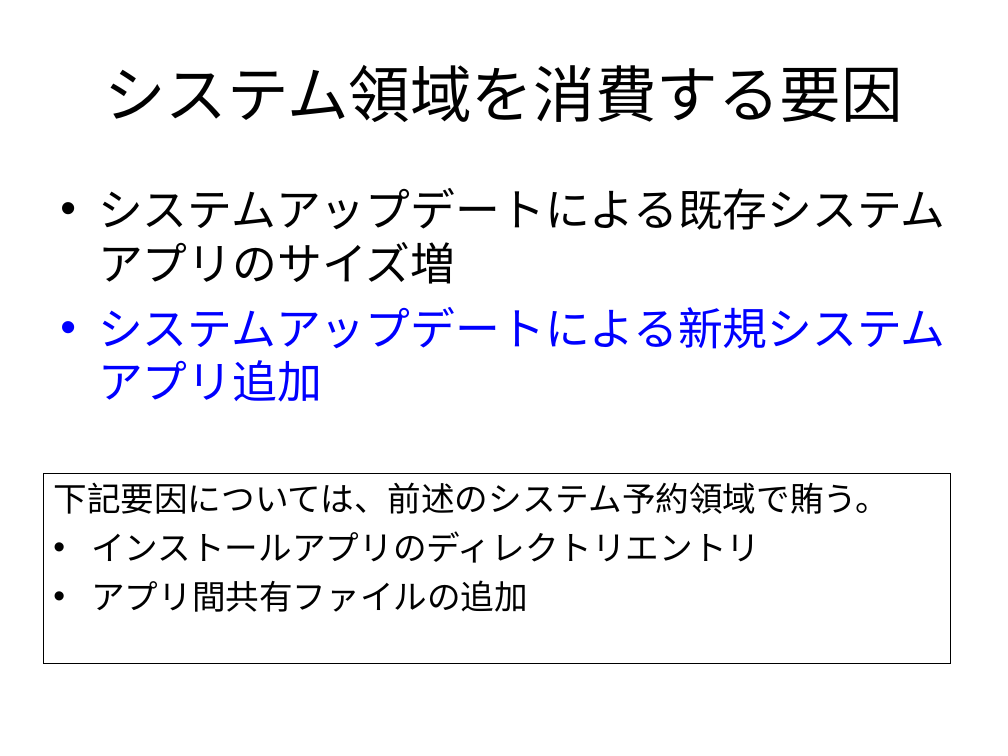
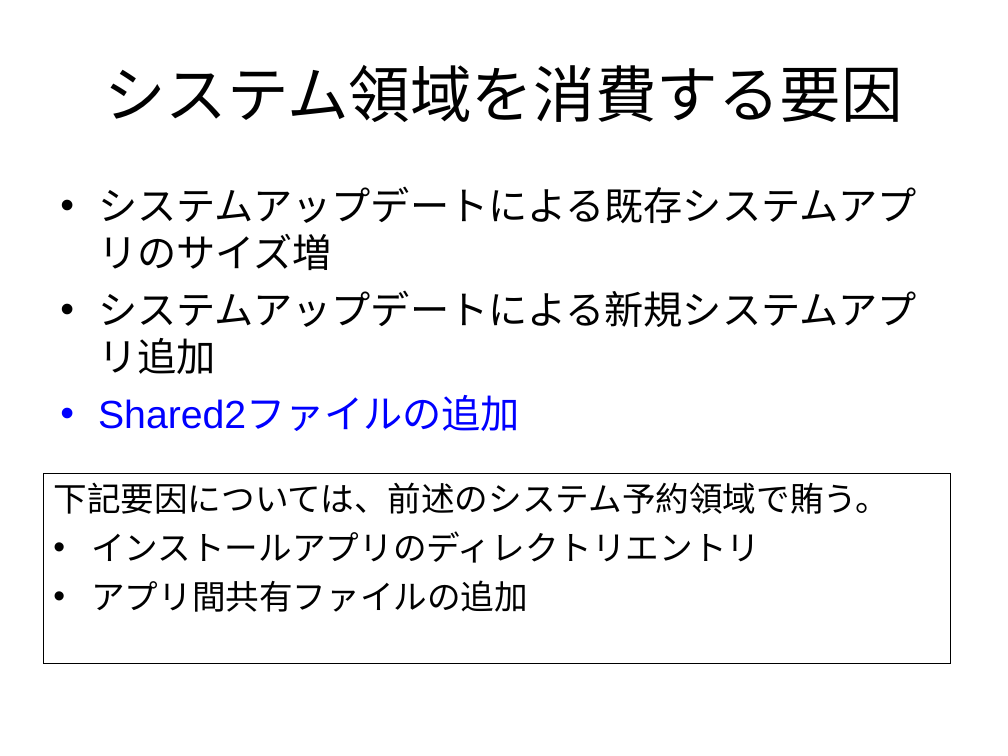
Before and after one commit to rvtr/TwlIPL, a slide deck: slide 8 of docs/NANDシステム領域.ppt. Drawn at 1008x756 pixels with LibreOffice and Linux fonts; fonts in the diff are those of the drawing. Boxes give left, top, right and bottom in pixels: in the first picture for what was removed or moved away, otherwise in the second. Text is boxed around its words. In the diff, an @@ line names an element or a change of style, - is before the commit and + after.

```diff
--- a/docs/NANDシステム領域.ppt
+++ b/docs/NANDシステム領域.ppt
@@ text at (98,186,917,374): size 32 to 28 pt in "システムアップデートによる既存システムアプリのサイズ増", "システムアップデートによる新規システムアプリ追加"; text colour #0000FF to #000000 in "システムアップデートによる新規システムアプリ追加"; less space between paragraphs; bullet colour #0000FF to #000000 @@
@@ text at (98,397,520,431): paragraph added @@
+• Shared2ファイルの追加
```
Also in this commit, not shown: 5 other slides changed, 1 slide added, 3 other files.
